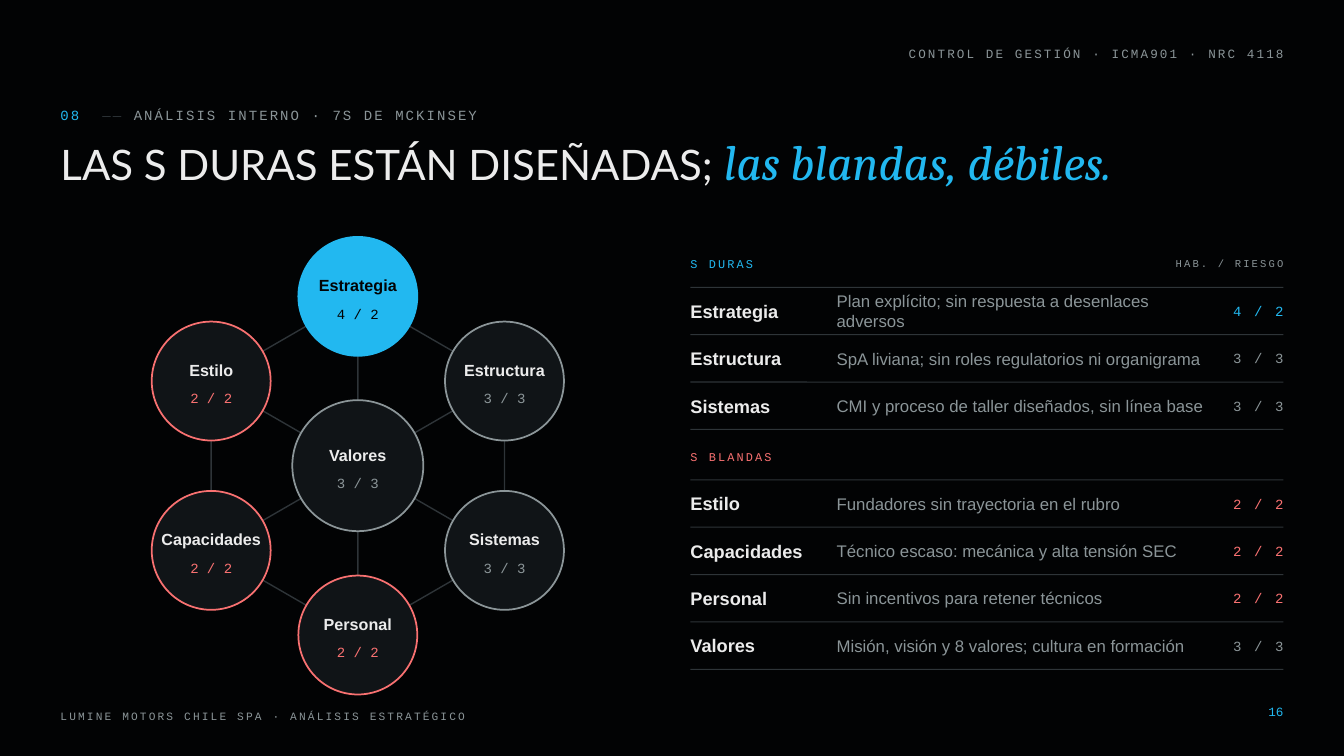
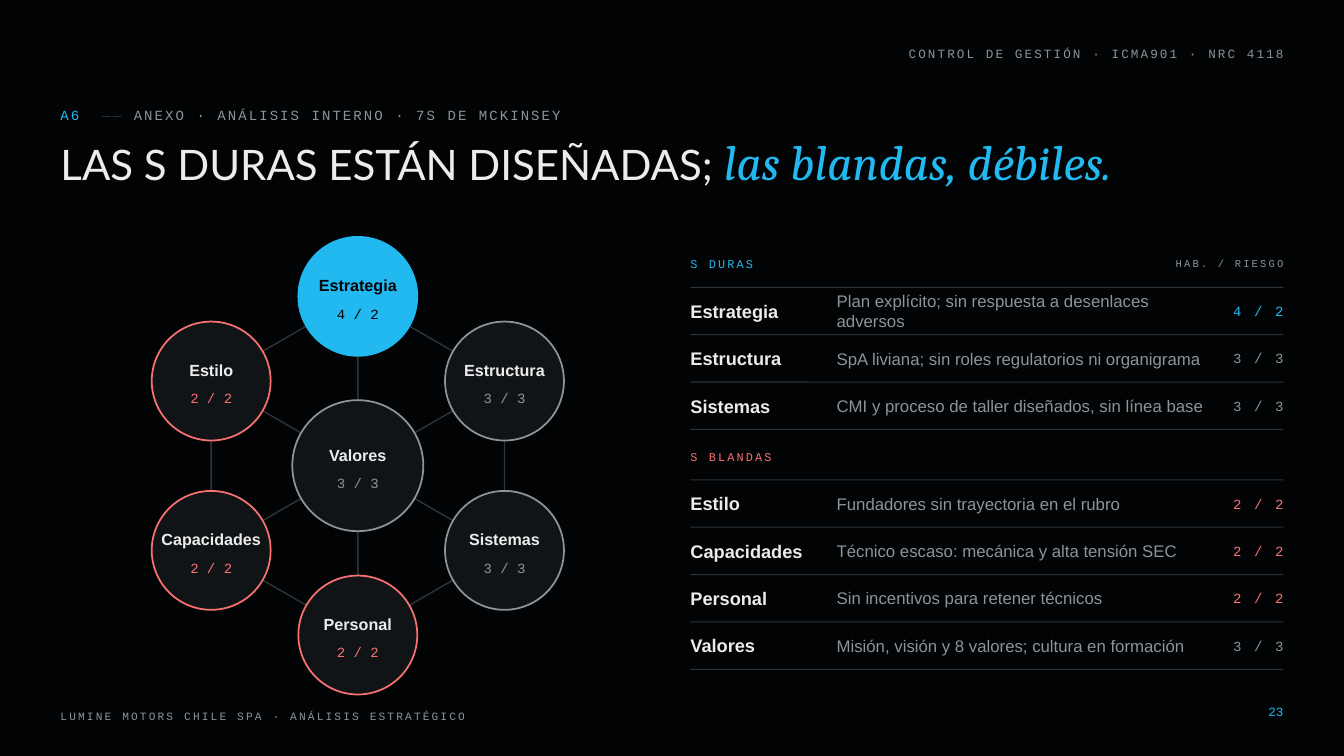
Before and after one commit to diegoaam0109-ux/lumine, a slide deck: slide 23 of control-de-gestion/Lumine_Analisis_Estrategico_Control_de_Gestion.pptx (slide 16 before the commit). Drawn at 1344x756 pixels with LibreOffice and Linux fonts; fonts in the diff are those of the drawing; background and template pictures are left out. Boxes give left, top, right and bottom in pixels: in the first picture for what was removed or moved away, otherwise in the second. Text is boxed around its words. In the diff, an @@ line names an element or a change of style, - is before the commit and + after.

```diff
--- a/control-de-gestion/Lumine_Analisis_Estrategico_Control_de_Gestion.pptx
+++ b/control-de-gestion/Lumine_Analisis_Estrategico_Control_de_Gestion.pptx
@@ text at (60,110,561,120): text changed @@
-08 —— ANÁLISIS INTERNO · 7S DE MCKINSEY
+A6 —— ANEXO · ANÁLISIS INTERNO · 7S DE MCKINSEY
@@ page number at (1268,707,1283,716): text changed @@
-16
+23
```
Also in this commit, not shown: 9 other slides changed, 1 slide added, 1 slide removed, 6 other files.
